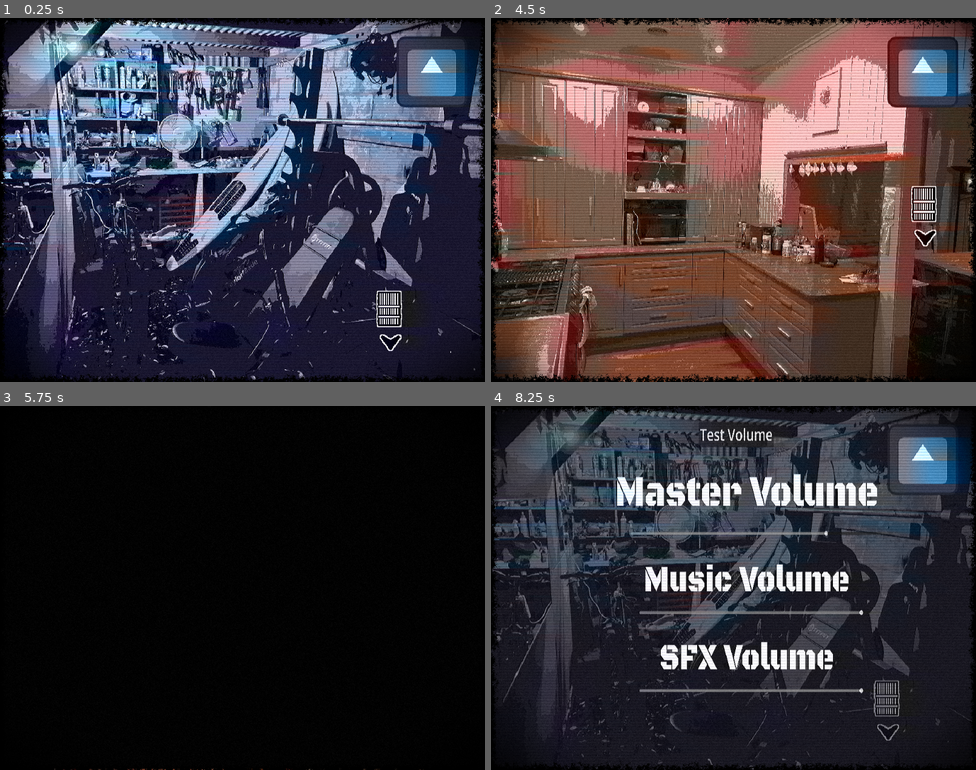
Above: before the commit, frames 1-4 (two rows, left to right).
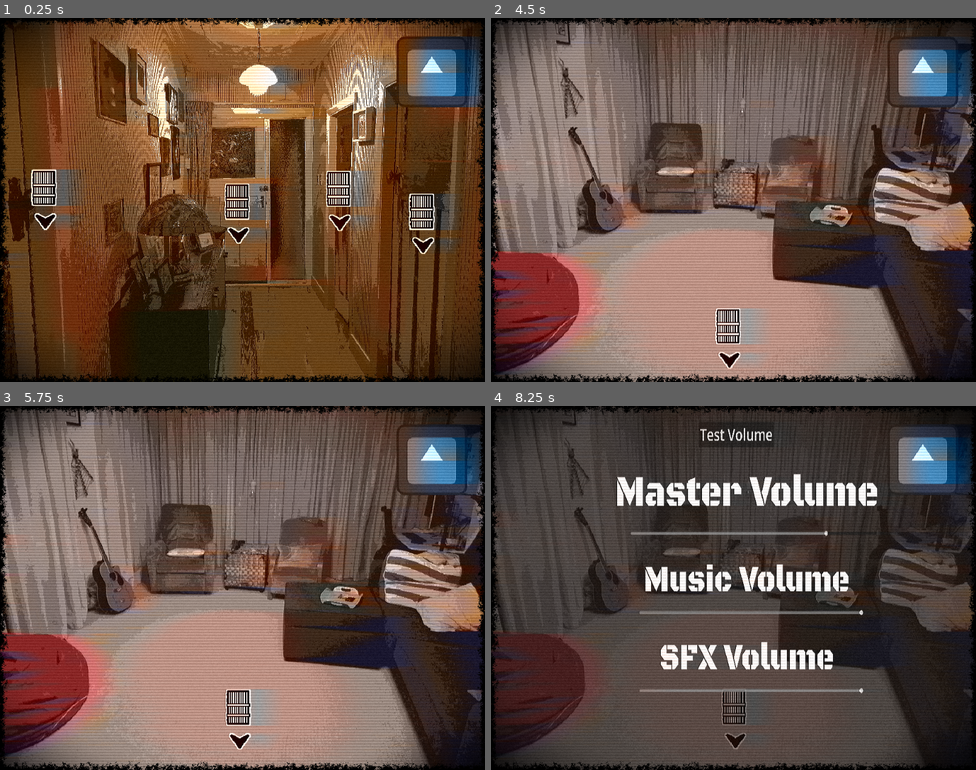
Above: after the commit, the same moments.

Repository: howarja/Vampire-Game
Game: Godot game, scene res://scenes/startScene.tscn
The game is run twice, just before and just after one commit, with the same random seed, the same clock (stepped at 60 frames per second) and the same inputs. This scene is started directly instead of the project's main scene. The engine's default icon, where the game draws it, is replaced by a stand-in: a white triangle on a blue panel in a dark square.
Inputs (mouse positions are in pixels of both pictures, inside the frame that each line leads up to; where the layout moved, square brackets give the same spot in the first picture):
- Up to frame 1 (0.25 s): no input
- Up to frame 2 (4.5 s): click (830, 196) at 0.52 s; click (534, 192) at 1.27 s; click (922, 72) at 2 s; click (529, 196) at 2.77 s; click (888, 312) at 3.52 s; click (922, 72) at 4.25 s
- Up to frame 3 (5.75 s): click (383, 708) at 5.02 s
- Up to frame 4 (8.25 s): click (922, 460) at 5.75 s; click (728, 722) [524, 540] at 6.5 s; click (733, 711) [539, 540] at 7.25 s; click (733, 711) [539, 540] at 8 s

The runs differ from the first frame. In frame 1, 94% of the frame differs, in the area x 0-100%, y 0-100%; in frame 2, 83%; in frame 3, 96%; in frame 4, 64%.

Commit message:
people appearing fix

Diff:
--- a/scenes/startScene.tscn
+++ b/scenes/startScene.tscn
@@ -404,7 +404,7 @@
 texture = ExtResource("4_vj0vq")
 script = ExtResource("8_f32hw")
 movementButtons = [NodePath("movementButton")]
-characters = [NodePath("InteractableCharacter")]
+characters = [NodePath("InteractableCharacter"), NodePath("InteractableCharacter2"), NodePath("InteractableCharacter3"), NodePath("InteractableCharacter4"), NodePath("InteractableCharacter5"), NodePath("InteractableCharacter6")]
 
 [node name="movementButton" type="Button" parent="CanvasLayer/Lounge" unique_id=904897615 node_paths=PackedStringArray("newArea")]
 offset_left = -61.106384
@@ -524,7 +524,7 @@
 scale = Vector2(1.1, 1.1)
 texture = ExtResource("12_ii36o")
 script = ExtResource("8_f32hw")
-movementButtons = [NodePath("movementButton"), NodePath("movementButton2"), NodePath("movementButton3")]
+movementButtons = [NodePath("movementButton"), NodePath("movementButton2"), NodePath("movementButton3"), NodePath("movementButton4")]
 
 [node name="movementButton" type="Button" parent="CanvasLayer/Hallway" unique_id=1235997405 node_paths=PackedStringArray("newArea")]
 offset_left = 118.18183
@@ -604,12 +604,13 @@
 movementSFX = ExtResource("45_x6vsl")
 eyeSymbol = true
 
-[node name="Garage" type="Sprite2D" parent="CanvasLayer" unique_id=1752562995 node_paths=PackedStringArray("movementButtons")]
+[node name="Garage" type="Sprite2D" parent="CanvasLayer" unique_id=1752562995 node_paths=PackedStringArray("movementButtons", "characters")]
 visible = false
 scale = Vector2(1.1, 1.1)
 texture = ExtResource("12_3h27y")
 script = ExtResource("8_f32hw")
 movementButtons = [NodePath("movementButton"), NodePath("movementButton2")]
+characters = [NodePath("InteractableCharacter7"), NodePath("InteractableCharacter8"), NodePath("InteractableCharacter9"), NodePath("InteractableCharacter10"), NodePath("InteractableCharacter11"), NodePath("InteractableCharacter12"), NodePath("InteractableCharacter13"), NodePath("InteractableCharacter14"), NodePath("InteractableCharacter15")]
 
 [node name="movementButton" type="Button" parent="CanvasLayer/Garage" unique_id=1244336808 node_paths=PackedStringArray("newArea")]
 offset_left = -69.999985
@@ -734,11 +735,13 @@
 position = Vector2(178.18182, 83.63635)
 shape = SubResource("CircleShape2D_3xd07")
 
-[node name="Basement" type="Sprite2D" parent="CanvasLayer" unique_id=174614199 node_paths=PackedStringArray("movementButtons")]
+[node name="Basement" type="Sprite2D" parent="CanvasLayer" unique_id=174614199 node_paths=PackedStringArray("movementButtons", "characters")]
+visible = false
 scale = Vector2(1.1, 1.1)
 texture = ExtResource("6_avnbb")
 script = ExtResource("8_f32hw")
 movementButtons = [NodePath("movementButton")]
+characters = [NodePath("InteractableCharacter16"), NodePath("InteractableCharacter17"), NodePath("InteractableCharacter18"), NodePath("InteractableCharacter19"), NodePath("InteractableCharacter20")]
 
 [node name="movementButton" type="Button" parent="CanvasLayer/Basement" unique_id=375303595 node_paths=PackedStringArray("newArea")]
 offset_left = 212.72728
@@ -807,12 +810,13 @@
 position = Vector2(-31.8182, 103.63636)
 shape = SubResource("CircleShape2D_3xd07")
 
-[node name="Kitchen" type="Sprite2D" parent="CanvasLayer" unique_id=859253974 node_paths=PackedStringArray("movementButtons")]
+[node name="Kitchen" type="Sprite2D" parent="CanvasLayer" unique_id=859253974 node_paths=PackedStringArray("movementButtons", "characters")]
 visible = false
 scale = Vector2(1.1, 1.1)
 texture = ExtResource("44_sussc")
 script = ExtResource("8_f32hw")
 movementButtons = [NodePath("movementButton")]
+characters = [NodePath("InteractableCharacter16"), NodePath("InteractableCharacter17"), NodePath("InteractableCharacter18")]
 
 [node name="movementButton" type="Button" parent="CanvasLayer/Kitchen" unique_id=1961797361 node_paths=PackedStringArray("newArea")]
 offset_left = 306.36365
--- a/scripts/character_manager.gd
+++ b/scripts/character_manager.gd
@@ -2,7 +2,7 @@
 class_name characterManager
 
 @export var unEncounteredCharacters: Array[character];
-var acceptedCharacters: Array[character];
+@export var acceptedCharacters: Array[character];
 
 func _ready() -> void:
 	Globals.characters = self;
